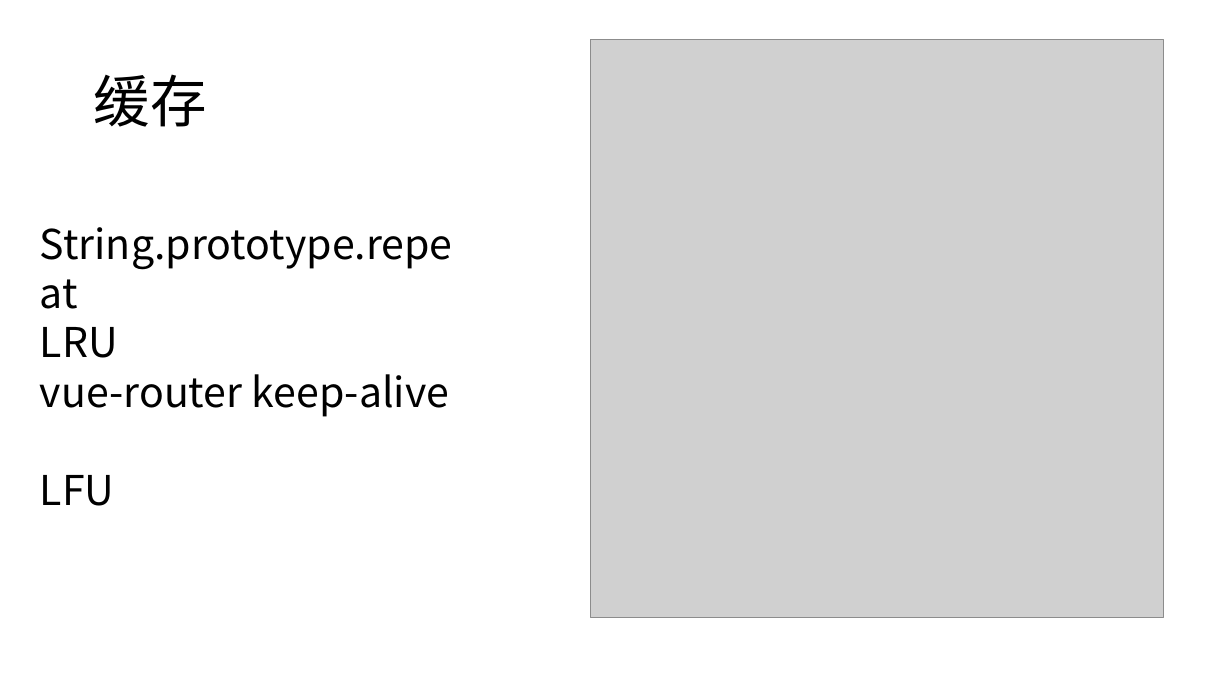
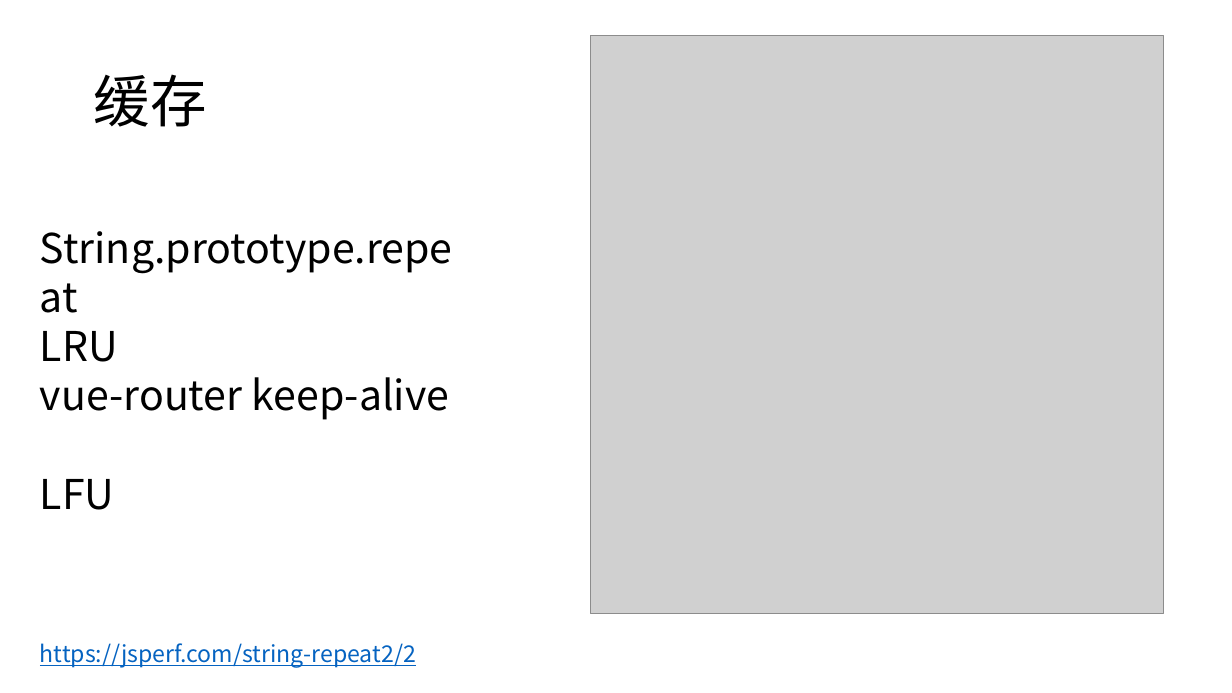
Before and after one commit to dzgcsmthmt/practice, a slide deck: slide 8 of 前端性能.pptx. Drawn at 1232x693 pixels with LibreOffice and Linux fonts; fonts in the diff are those of the drawing; grey boxes stand for pictures. Boxes give left, top, right and bottom in pixels: in the first picture for what was removed or moved away, otherwise in the second. Text is boxed around its words. In the diff, an @@ line names an element or a change of style, - is before the commit and + after.

Commit message:
add repeat jsperf

```diff
--- a/前端性能.pptx
+++ b/前端性能.pptx
@@ picture moved from (x1=591, y1=40, x2=1164, y2=617) to (x1=591, y1=36, x2=1164, y2=614) @@
@@ text "String.prototype.repeat" moved from (x1=40, y1=227, x2=453, y2=506) to (x1=40, y1=231, x2=453, y2=510) @@
@@ text added at (x1=40, y1=643, x2=416, y2=667), 18 pt, text #0563C1, underline @@
+https://jsperf.com/string-repeat2/2
```
